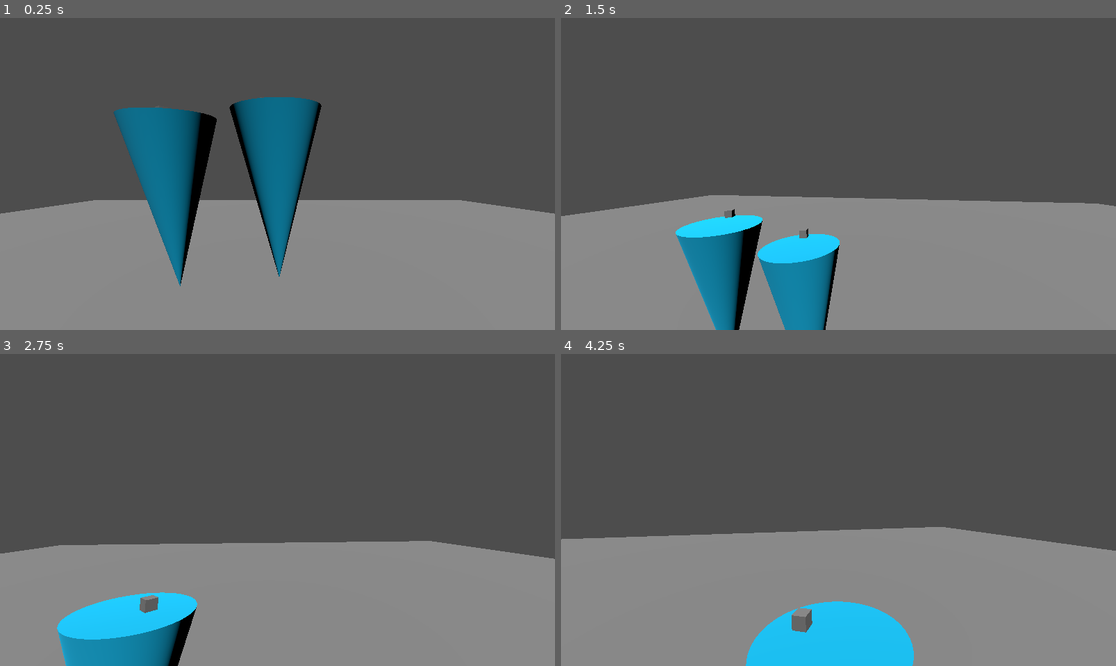
Above: before the commit, frames 1-4 (two rows, left to right).
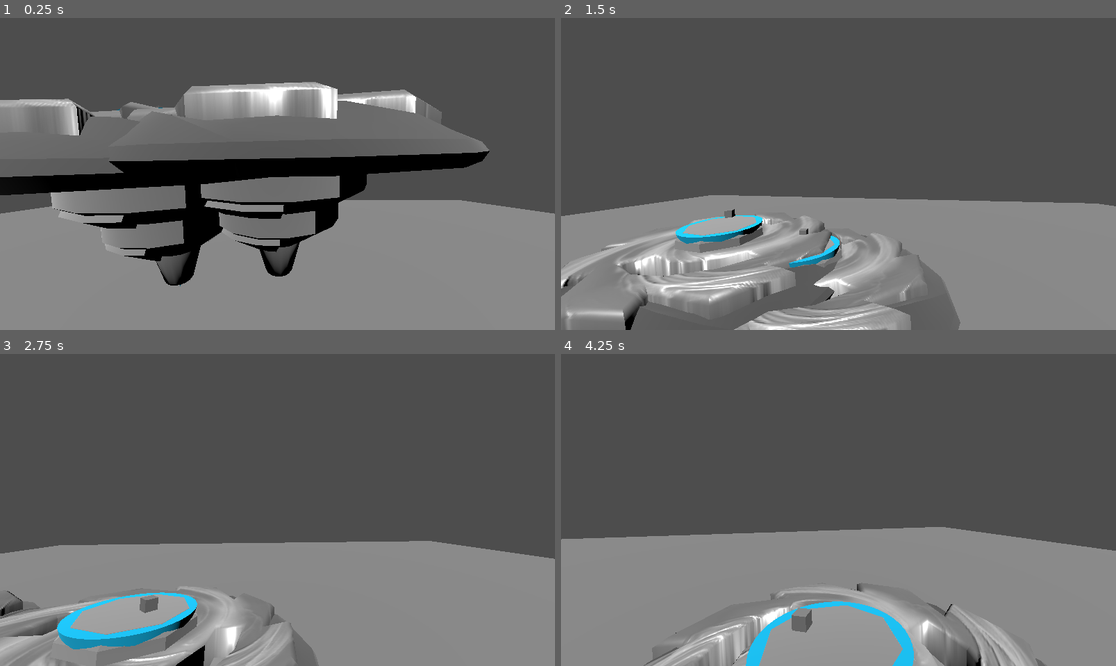
Above: after the commit, the same moments.

Repository: StudentLoanCyclone/StudentLoanCyclone
Game: Godot game, scene res://main.tscn
Two runs of this game, one before a commit and one after it. Both use one fixed random seed, a clock stepped at 60 frames per second and the inputs below.
Inputs (mouse positions are in pixels of both pictures, inside the frame that each line leads up to):
- Up to frame 1 (0.25 s): no input
- Up to frame 2 (1.5 s): tap Enter at 0.5 s; move the mouse to (866, 174) at 0.52 s; move the mouse to (810, 174) at 1.27 s
- Up to frame 3 (2.75 s): move the mouse to (288, 503) at 2.02 s
- Up to frame 4 (4.25 s): move the mouse to (832, 516) at 2.77 s; move the mouse to (877, 513) at 3.52 s

The runs differ from the first frame. In frame 1, 28% of the frame differs, in the area x 0-89%, y 20-86%; in frame 2, 13%; in frame 3, 6.2%; in frame 4, 7.0%.

Commit message:
beyblade :)

Diff:
--- a/student-loan-cyclone/cyclone.tscn
+++ b/student-loan-cyclone/cyclone.tscn
@@ -1,6 +1,7 @@
-[gd_scene load_steps=7 format=3 uid="uid://c8eqos1a4n6ya"]
+[gd_scene load_steps=8 format=3 uid="uid://c8eqos1a4n6ya"]
 
 [ext_resource type="Script" uid="uid://cyegpya4ws01m" path="res://cyclone.gd" id="1_80v0w"]
+[ext_resource type="PackedScene" uid="uid://yo2nukc7ymcq" path="res://asset/spinner/fire_cyclone.gltf" id="2_vglei"]
 
 [sub_resource type="PhysicsMaterial" id="PhysicsMaterial_i77v7"]
 friction = 0.1
@@ -33,3 +34,6 @@
 [node name="MeshInstance3D2" type="MeshInstance3D" parent="."]
 transform = Transform3D(0.1, 0, 0, 0, 0.1, 0, 0, 0, 0.1, 0.20016623, 1.0994463, 0)
 mesh = SubResource("BoxMesh_80v0w")
+
+[node name="fire_cyclone" parent="." instance=ExtResource("2_vglei")]
+transform = Transform3D(0.7, 0, 0, 0, 0.7, 0, 0, 0, 0.7, 0, 0, 0)
Binary file added: student-loan-cyclone/asset/spinner/fire_cyclone.bin
Not shown, added: student-loan-cyclone/asset/spinner/fire_cyclone.gltf
Not shown, added: student-loan-cyclone/asset/spinner/fire_cyclone.gltf.import
Binary file added: student-loan-cyclone/asset/spinner/firecyclone_albedo.png
Not shown, added: student-loan-cyclone/asset/spinner/firecyclone_albedo.png.import
Binary file added: student-loan-cyclone/asset/spinner/firecyclone_metallic.png
Not shown, added: student-loan-cyclone/asset/spinner/firecyclone_metallic.png.import
Binary file added: student-loan-cyclone/asset/spinner/firecyclone_normal.png
Not shown, added: student-loan-cyclone/asset/spinner/firecyclone_normal.png.import
Binary file added: student-loan-cyclone/asset/spinner/firecyclone_roughness.png
Not shown, added: student-loan-cyclone/asset/spinner/firecyclone_roughness.png.import
Not shown, changed: .DS_Store
(and 2 more such lines)
